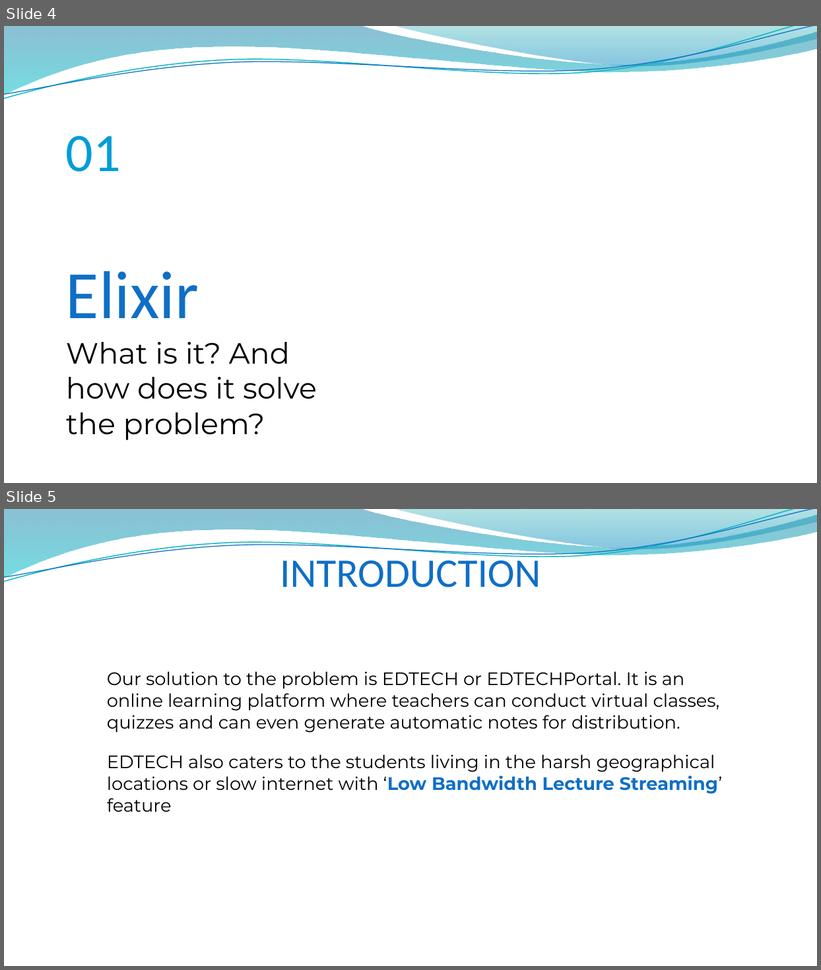
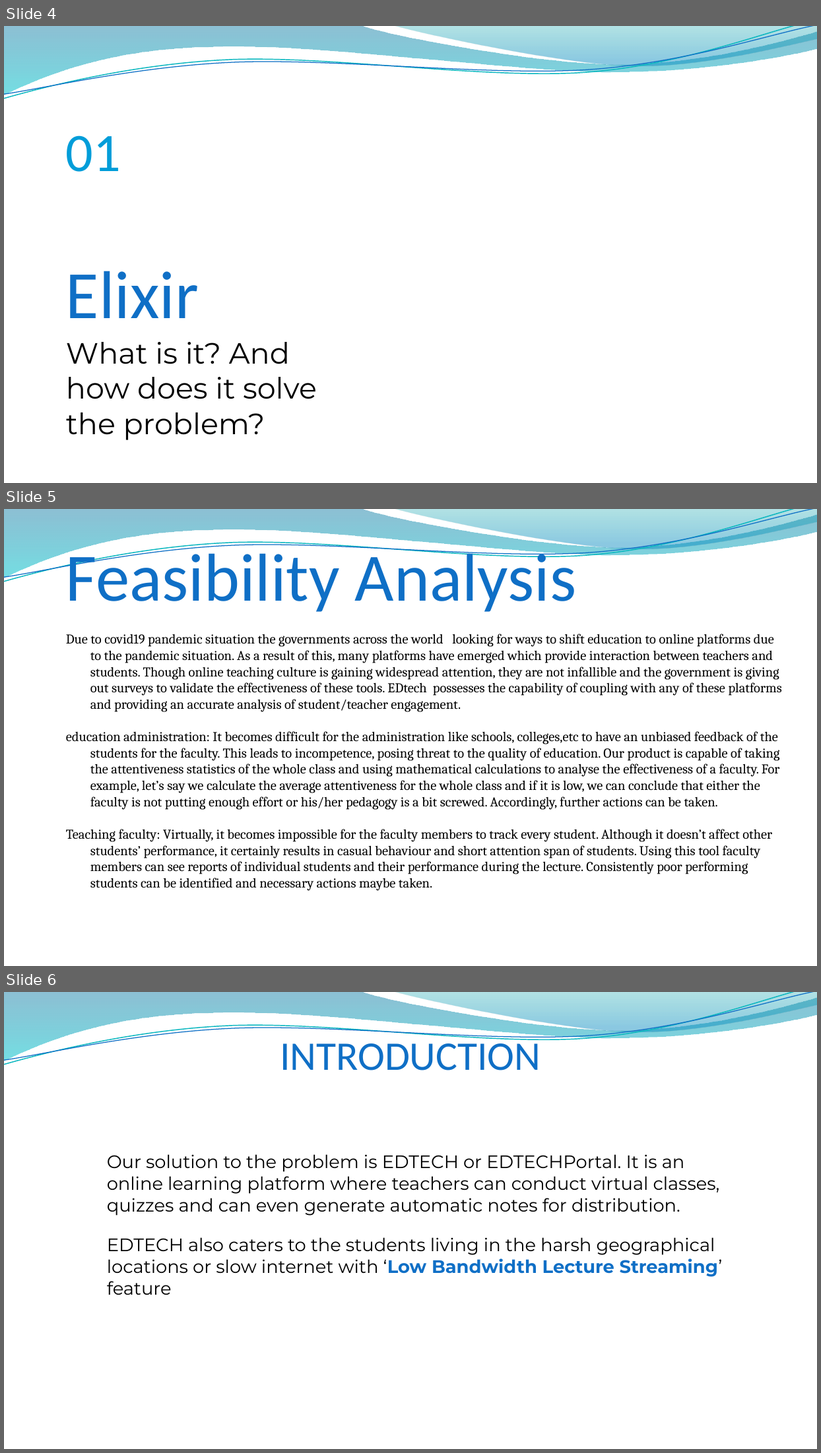
Before and after one commit to Apollo9999/EDTECH__Realtime, a slide deck: EDTEch.pptx. Shown one above the other, each under a label of ours: slides 4 and 5 before the commit, slides 4, 5 and 6 after it. The pictures are 821x970 and 821x1453 pixels, drawn with LibreOffice and Linux fonts; fonts in the diff are those of the drawing; background and template pictures are left out. Boxes give left, top, right and bottom in pixels: in the first picture for what was removed or moved away, otherwise in the second. Text is boxed around its words. In the diff, an @@ line names an element or a change of style, - is before the commit and + after.

```diff
--- a/EDTEch.pptx
+++ b/EDTEch.pptx
@@ slide 5 added at [4,509,817,966], background picture (left out); not listed: 4 template elements that a slide beside it also shows @@
@@ title added at [66,544,576,612], 60 pt, text #0F6FC6 @@
+Feasibility Analysis
@@ subtitle added at [66,634,782,891], 12 pt, text #000000 @@
+Due to covid19 pandemic situation the governments across the world looking for ways to shift education to online platforms due to the pandemic situation. As a result of this, many platforms have emerged which provide interaction between teachers and students. Though online teaching culture is gaining widespread attention, they are not infallible and the government is giving out surveys to validate the effectiveness of these tools. EDtech possesses the capability of coupling with any of these platforms and providing an accurate analysis of student/teacher engagement.
+education administration: It becomes difficult for the administration like schools, colleges,etc to have an unbiased feedback of the students for the faculty. This leads to incompetence, posing threat to the quality of education. Our product is capable of taking the attentiveness statistics of the whole class and using mathematical calculations to analyse the effectiveness of a faculty. For example, let’s say we calculate the average attentiveness for the whole class and if it is low, we can conclude that either the faculty is not putting enough effort or his/her pedagogy is a bit screwed. Accordingly, further actions can be taken.
+Teaching faculty: Virtually, it becomes impossible for the faculty members to track every student. Although it doesn’t affect other students’ performance, it certainly results in casual behaviour and short attention span of students. Using this tool faculty members can see reports of individual students and their performance during the lecture. Consistently poor performing students can be identified and necessary actions maybe taken.
@@ what was slide 5 is now slide 6 @@
```
